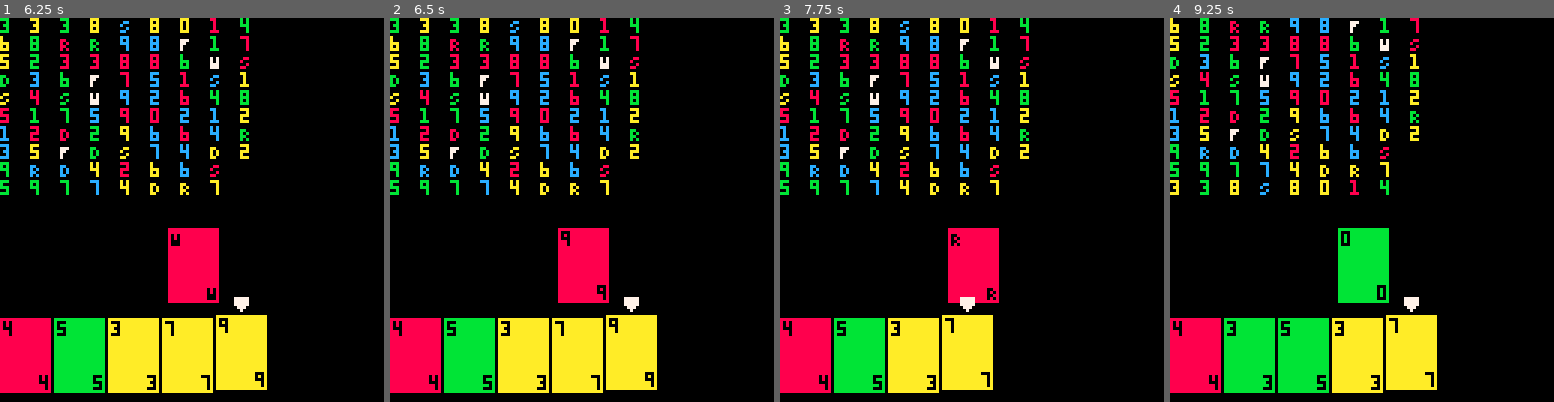
Above: before the commit, frames 1-4 (left to right).
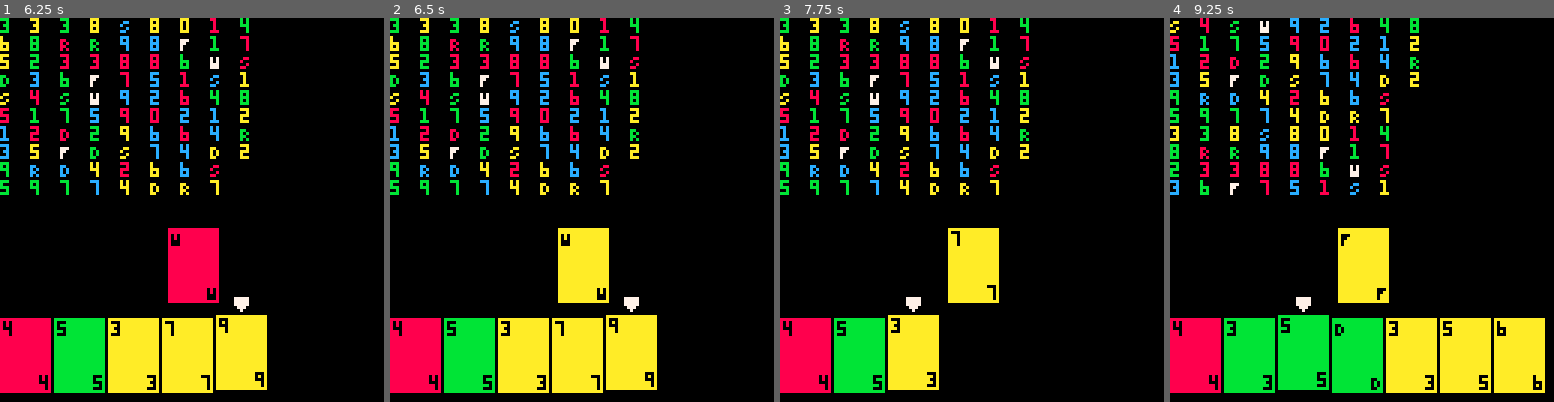
Above: after the commit, the same moments.

Repository: jakeharris/picuno
Game: PICO-8 cartridge carts/picuno.p8
The game is run twice, just before and just after one commit, with the same random seed, the same clock (stepped at 60 frames per second) and the same inputs.
Inputs:
- Up to frame 1 (6.25 s): tap O (Z key) at 0.7, 1.7, 2.1, 2.5, 2.9, 3.3, 3.7, 4.1, 4.5, 4.9, 5.3, 5.7, 6.1 s; hold Right 1.6-2.1 s; hold Up 2.15-2.42 s; hold Right 2.47-3.03 s; hold Left 3.08-3.58 s; hold Down 3.63-3.97 s; hold Right 4.02-4.68 s; hold Up 4.73-5.03 s; hold Left 5.08-5.68 s; hold Down 5.73-6.03 s; hold Right from 6.08 s (still down)
- Up to frame 2 (6.5 s): keep holding Right
- Up to frame 3 (7.75 s): tap O (Z key) every 0.4 s from 6.5 to 7.7 s; release Right at 6.58 s; hold Right 6.63-7.13 s; hold Up 7.18-7.45 s; hold Right from 7.5 s (still down)
- Up to frame 4 (9.25 s): release Right at 8.07 s; tap O (Z key) at 8.1, 8.5, 8.9 s; hold Left 8.12-8.62 s; hold Down 8.67-9 s; hold Right from 9.05 s (still down)

Frame 1 is identical in both runs. In frame 2, 2.5% of the frame differs, in the area x 43-58%, y 54-75%; in frame 3, 5.6%; in frame 4, 16%, in the area x 0-98%, y 0-98%.

Commit message:
Use AI method based on current_player

Diff:
--- a/carts/picuno.p8
+++ b/carts/picuno.p8
@@ -77,7 +77,7 @@
     end
   else
     if wait >= 30 then
-      kaiba(current_player)
+      players[current_player](current_player)
       wait = 0
     else wait += 1 end
   end
